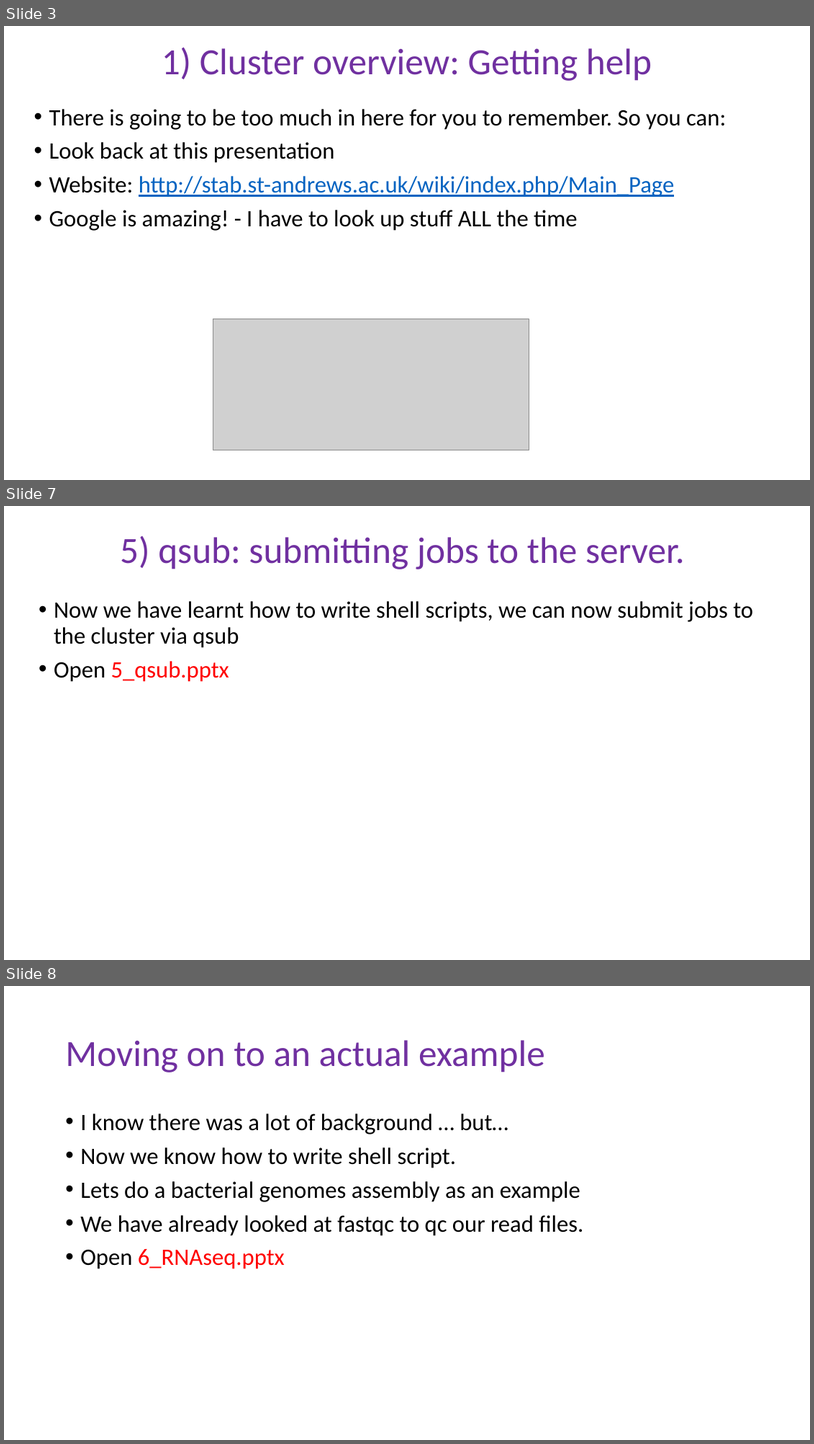
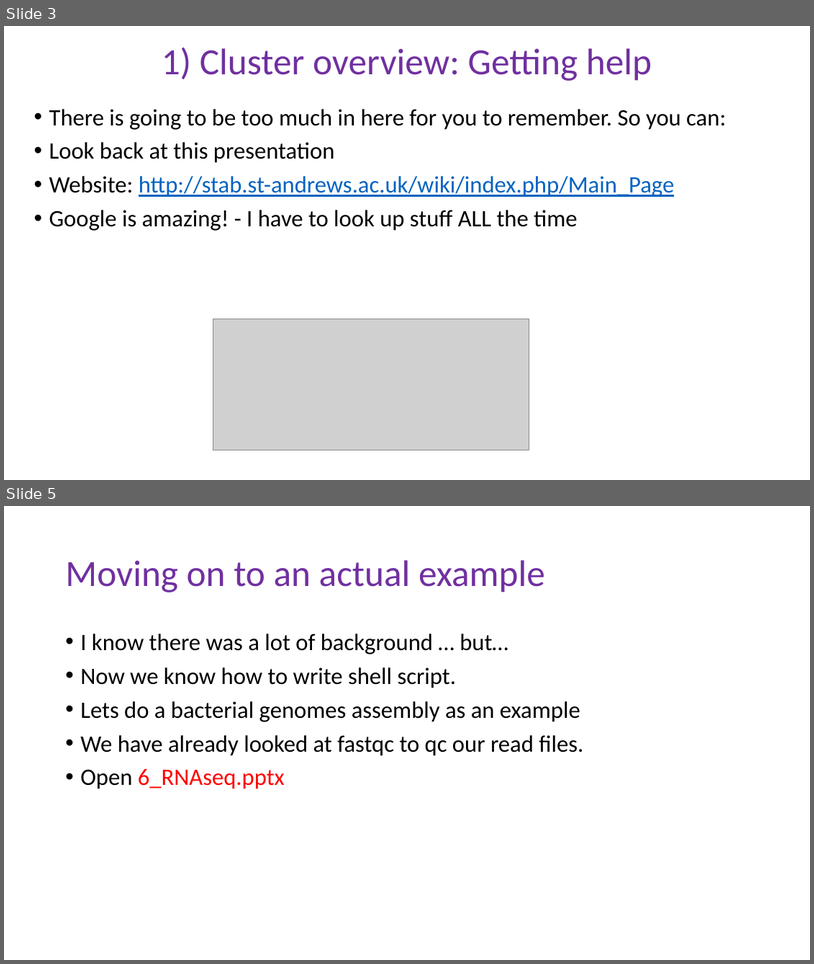
Before and after one commit to schlogl2017/RNAseq_workshop, a slide deck: powerpoint/1_RNAseq_workshop.pptx. Shown one above the other, each under a label of ours: slides 3, 7 and 8 before the commit, slides 3 and 5 after it; the slides between them are not shown. The pictures are 814x1444 and 814x964 pixels, drawn with LibreOffice and Linux fonts; fonts in the diff are those of the drawing; grey boxes stand for pictures. Boxes give left, top, right and bottom in pixels: in the first picture for what was removed or moved away, otherwise in the second. Text is boxed around its words. In the diff, an @@ line names an element or a change of style, - is before the commit and + after.

```diff
--- a/powerpoint/1_RNAseq_workshop.pptx
+++ b/powerpoint/1_RNAseq_workshop.pptx
@@ slide 7 removed at box(4, 506, 810, 960), background #FFFFFF @@
@@ title removed at box(120, 536, 685, 569) @@
-5) qsub: submitting jobs to the server.
@@ text removed at box(54, 601, 754, 682) @@
-• Now we have learnt how to write shell scripts, we can now submit jobs to the cluster via qsub
-• Open 5_qsub.pptx
@@ what was slide 8 is now slide 5 @@
```
Also in this commit, not shown: 1 slide changed, 2 other slides removed, 11 other files.
